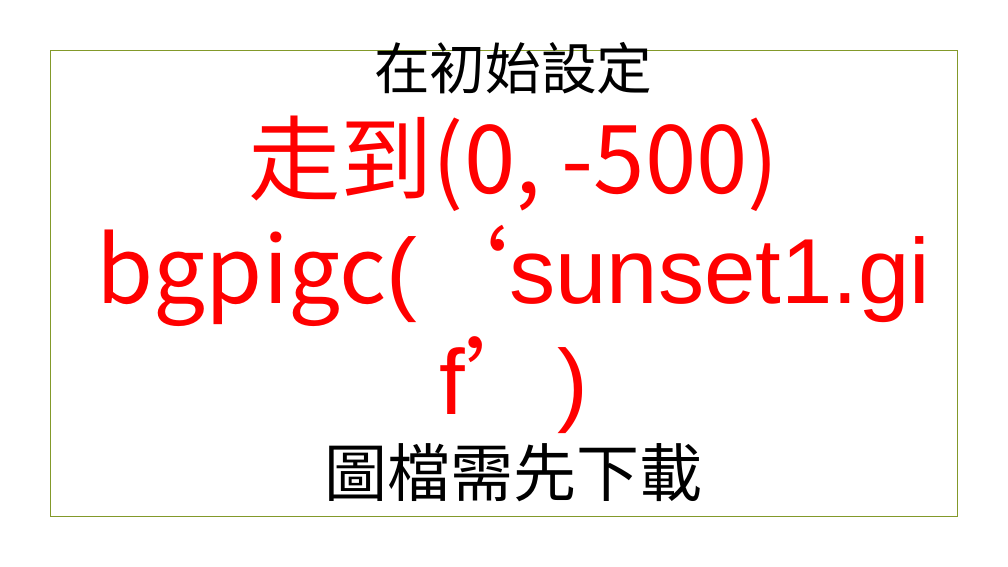
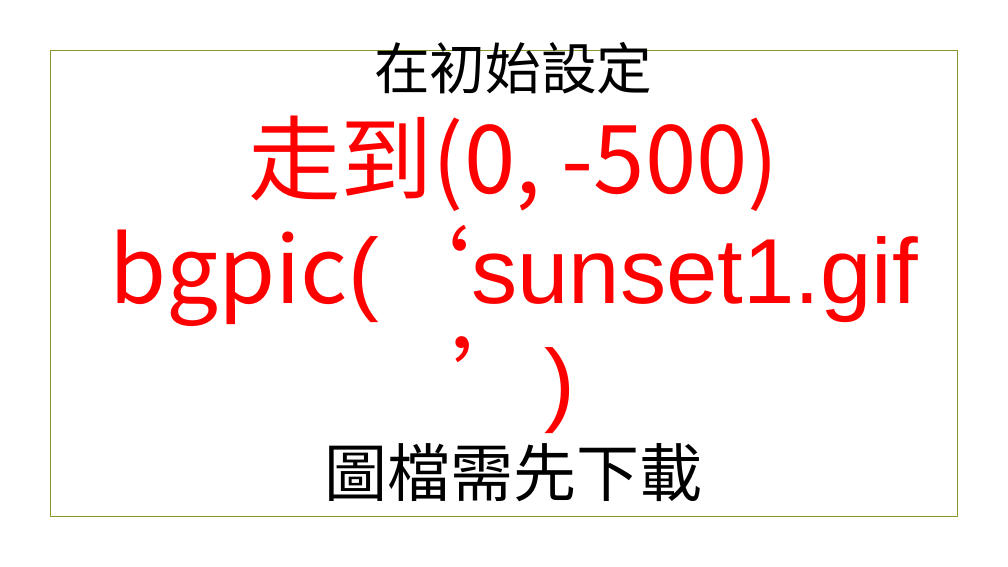
Before and after one commit to beardad1975/py4t, a slide deck: slide 44 of 課程資料/專題-海龜與樹/海龜與樹程式簡報.pptx (slide 41 before the commit). Drawn at 1008x567 pixels with LibreOffice and Linux fonts; fonts in the diff are those of the drawing; background and template pictures are left out. Boxes give left, top, right and bottom in pixels: in the first picture for what was removed or moved away, otherwise in the second. Text is boxed around its words. In the diff, an @@ line names an element or a change of style, - is before the commit and + after.

```diff
--- a/課程資料/專題-海龜與樹/海龜與樹程式簡報.pptx
+++ b/課程資料/專題-海龜與樹/海龜與樹程式簡報.pptx
@@ title at (x1=109, y1=42, x2=918, y2=501): text changed; font Noto Sans CJK SC to Arial @@
-在初始設定
-走到(0, -500)
-bgpigc(‘sunset1.gif’)
-圖檔需先下載
+在初始設定
+走到(0, -500)
+bgpic(‘sunset1.gif’)
+圖檔需先下載
```
Also in this commit, not shown: 14 other slides changed, 27 slides added, 21 other files.
